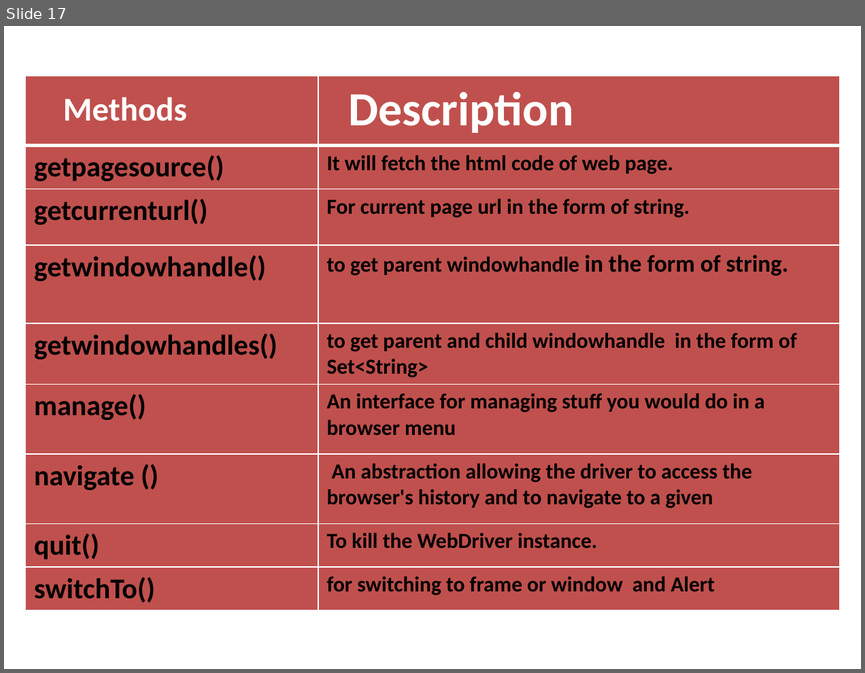
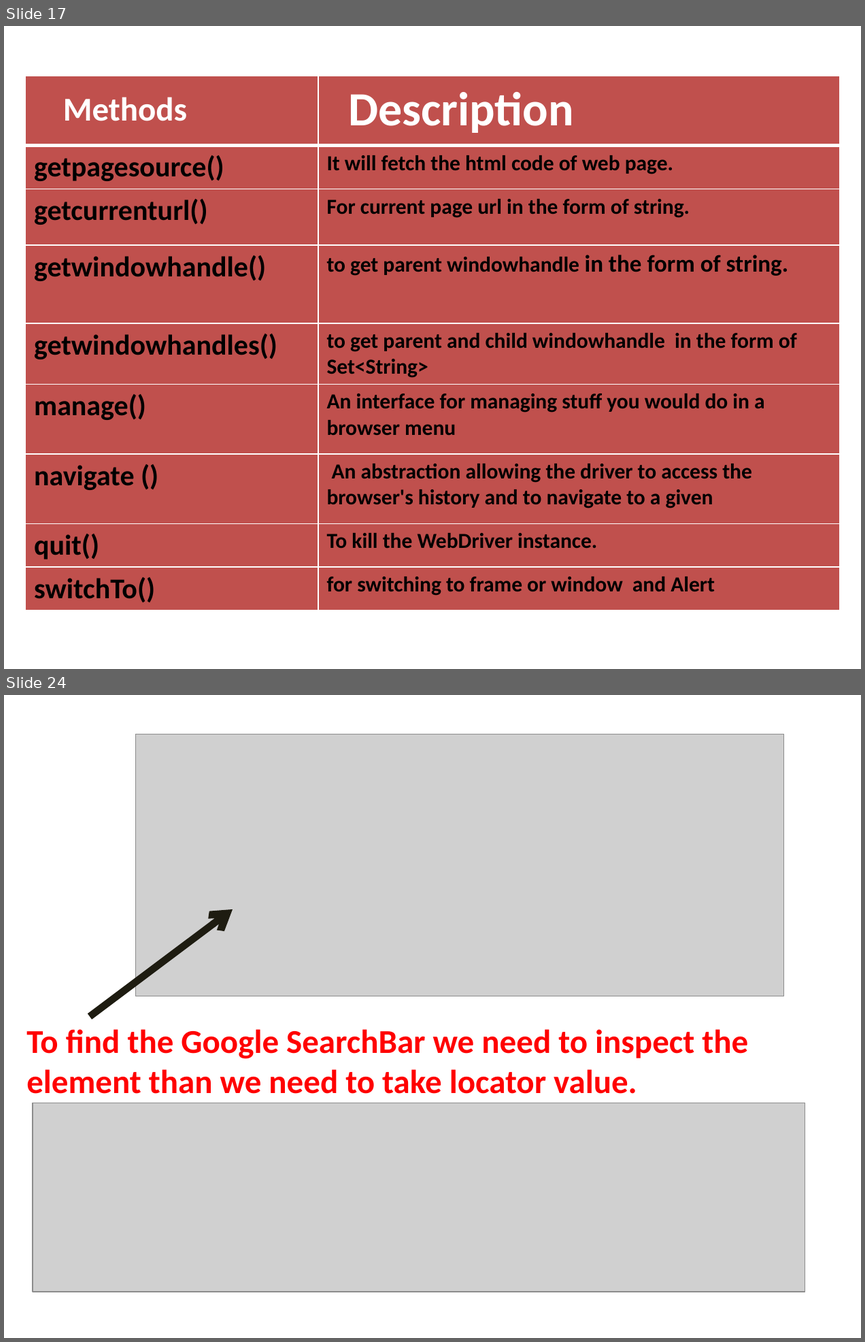
Before and after one commit to ankurverma99/Democmd, a slide deck: Selenium.pptx. Shown one above the other, each under a label of ours: slide 17 before the commit, slides 17 and 24 after it; the slides between them are not shown. The pictures are 865x673 and 865x1342 pixels, drawn with LibreOffice and Linux fonts; fonts in the diff are those of the drawing; grey boxes stand for pictures. Boxes give left, top, right and bottom in pixels: in the first picture for what was removed or moved away, otherwise in the second. Text is boxed around its words. In the diff, an @@ line names an element or a change of style, - is before the commit and + after.

```diff
--- a/Selenium.pptx
+++ b/Selenium.pptx
@@ slide 24 added at <box>4,695,861,1338</box>, background #FFFFFF @@
@@ picture added at <box>136,734,784,996</box> @@
@@ arrow added from (90, 1016) to (232, 909), #1E1C11 6 pt @@
@@ text added at <box>26,1029,748,1093</box>, 28 pt, text #FF0000, bold @@
+To find the Google SearchBar we need to inspect the element than we need to take locator value.
@@ picture added at <box>33,1103,805,1291</box> @@
```
Also in this commit, not shown: 3 slides changed, 7 other slides added.
